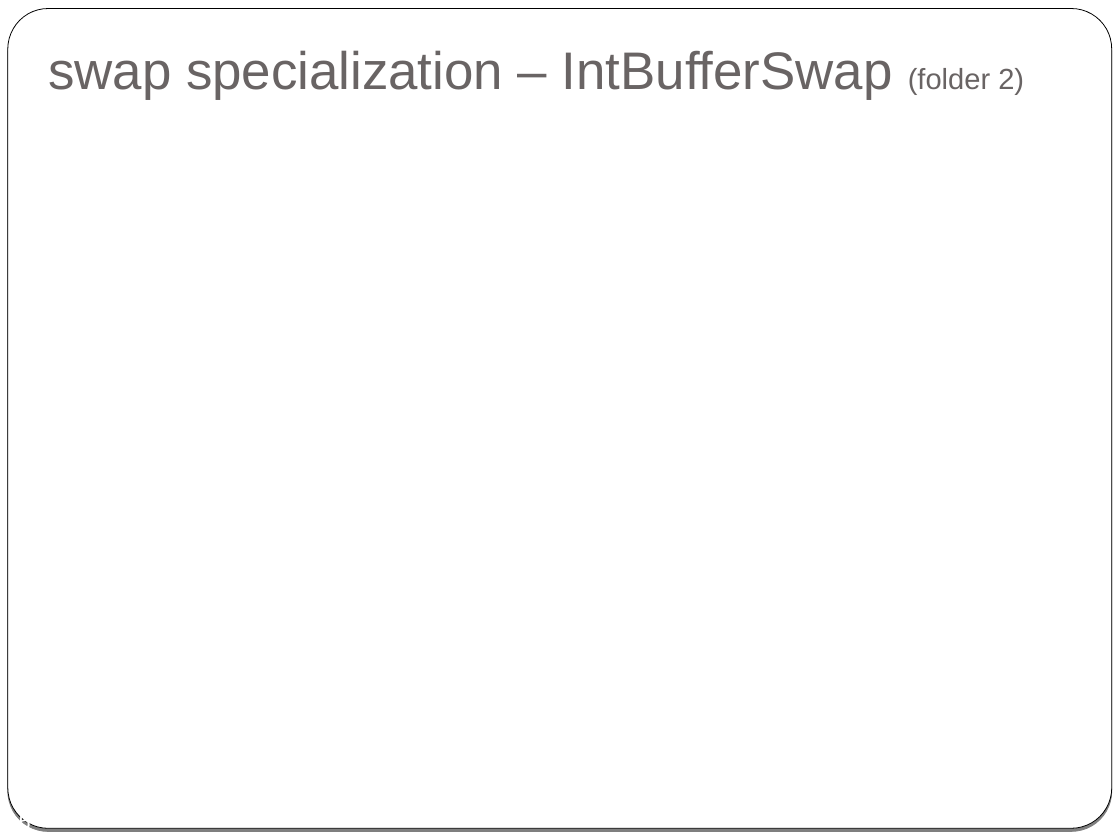
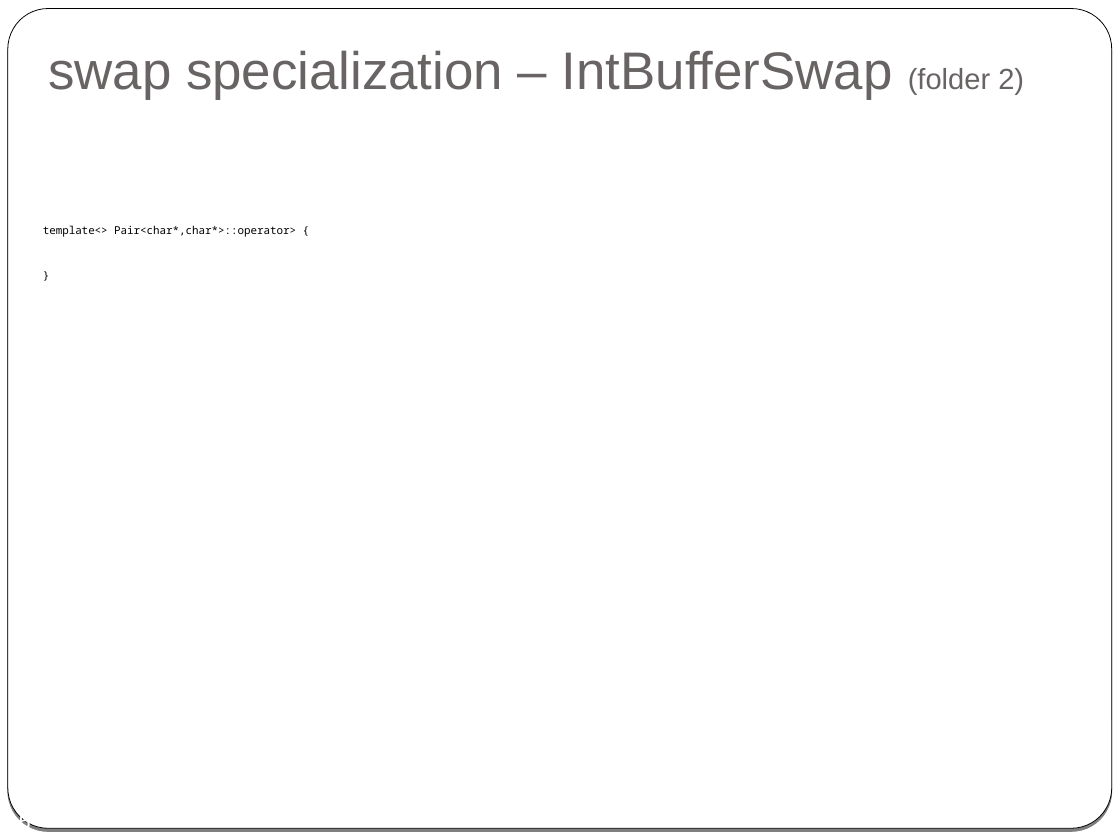
Before and after one commit to cpp-at-ariel/cpp-5778, a slide deck: slide 15 of week09-metaprogramming/slides.odp. Drawn at 1120x840 pixels with LibreOffice and Linux fonts; fonts in the diff are those of the drawing. Boxes give left, top, right and bottom in pixels: in the first picture for what was removed or moved away, otherwise in the second. Text is boxed around its words. In the diff, an @@ line names an element or a change of style, - is before the commit and + after.

```diff
--- a/week09-metaprogramming/slides.odp
+++ b/week09-metaprogramming/slides.odp
@@ text added at box(43, 225, 296, 237), 7 pt, text #000000 @@
+template<> Pair<char*,char*>::operator> {
+}
```
Also in this commit, not shown: 1 other slide changed, 9 other files.
